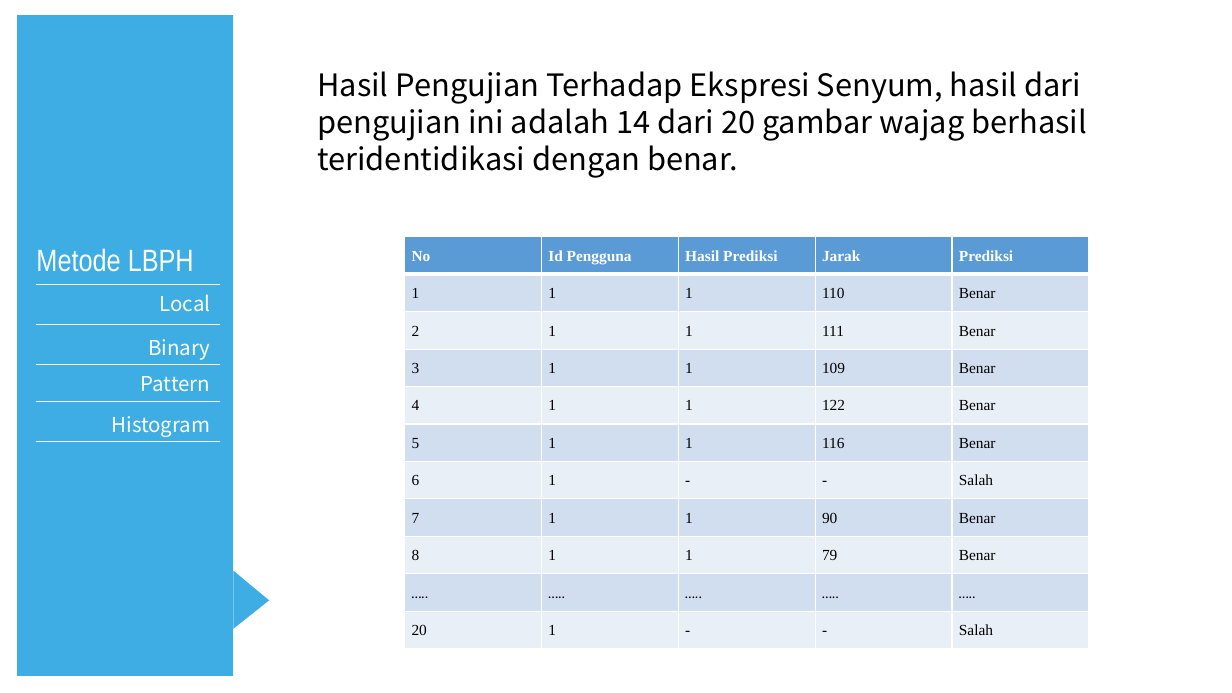
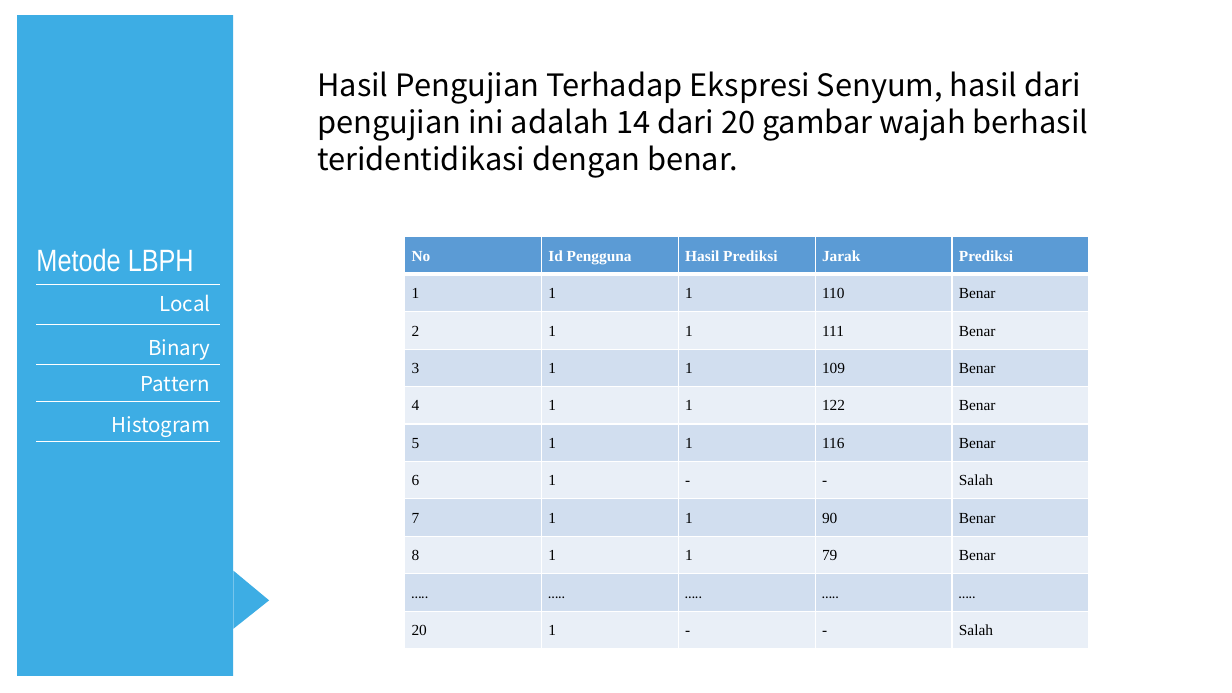
Before and after one commit to dannynurdin/docx, a slide deck: slide 31 of sidang-1.pptx. Drawn at 1232x693 pixels with LibreOffice and Linux fonts; fonts in the diff are those of the drawing. Boxes give left, top, right and bottom in pixels: in the first picture for what was removed or moved away, otherwise in the second. Text is boxed around its words. In the diff, an @@ line names an element or a change of style, - is before the commit and + after.

```diff
--- a/sidang-1.pptx
+++ b/sidang-1.pptx
@@ text at <box>317,102,1089,141</box>: text changed @@
-pengujian ini adalah 14 dari 20 gambar wajag berhasil
+pengujian ini adalah 14 dari 20 gambar wajah berhasil
```
Also in this commit, not shown: 2 other slides changed, 1 other file.
